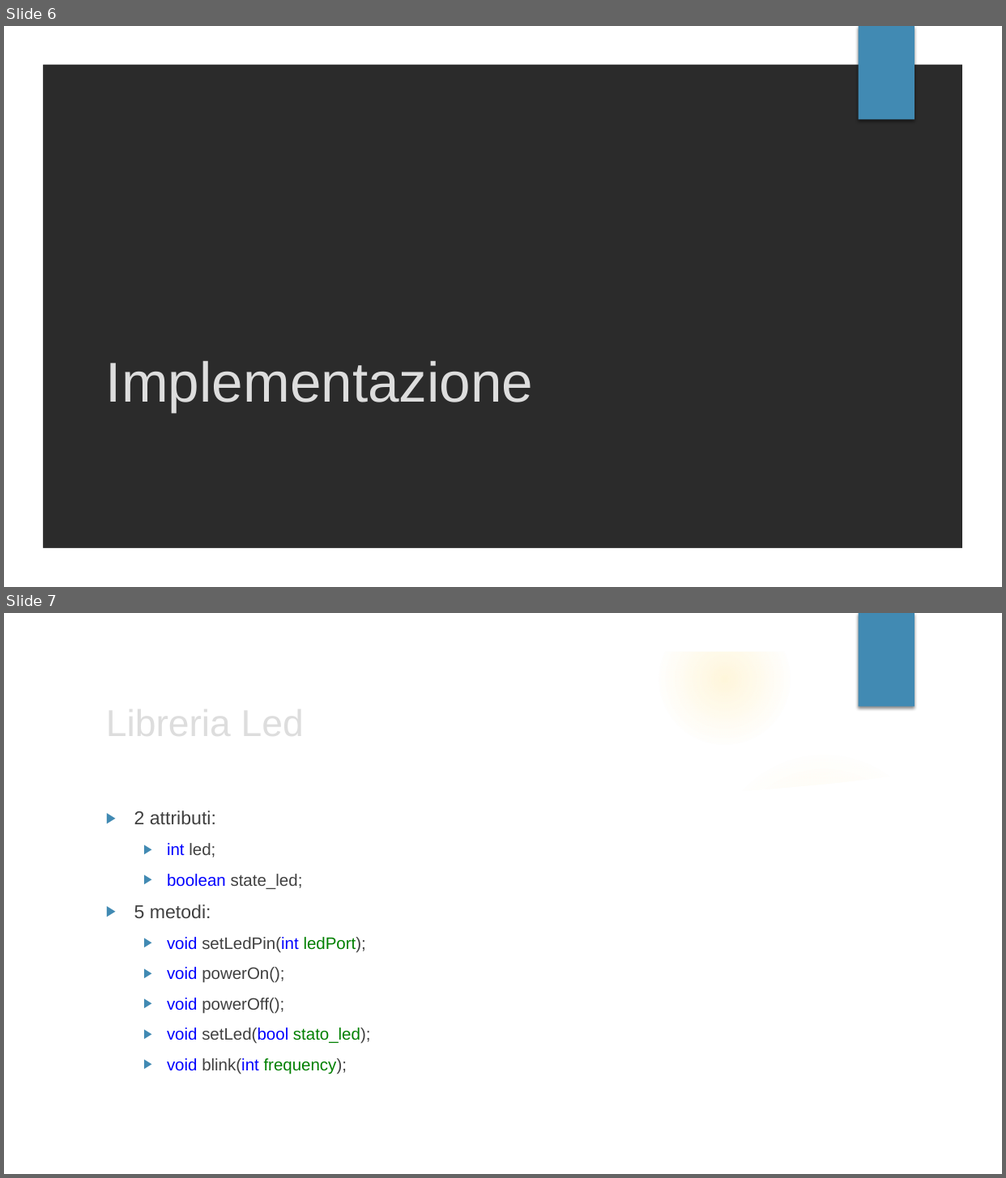
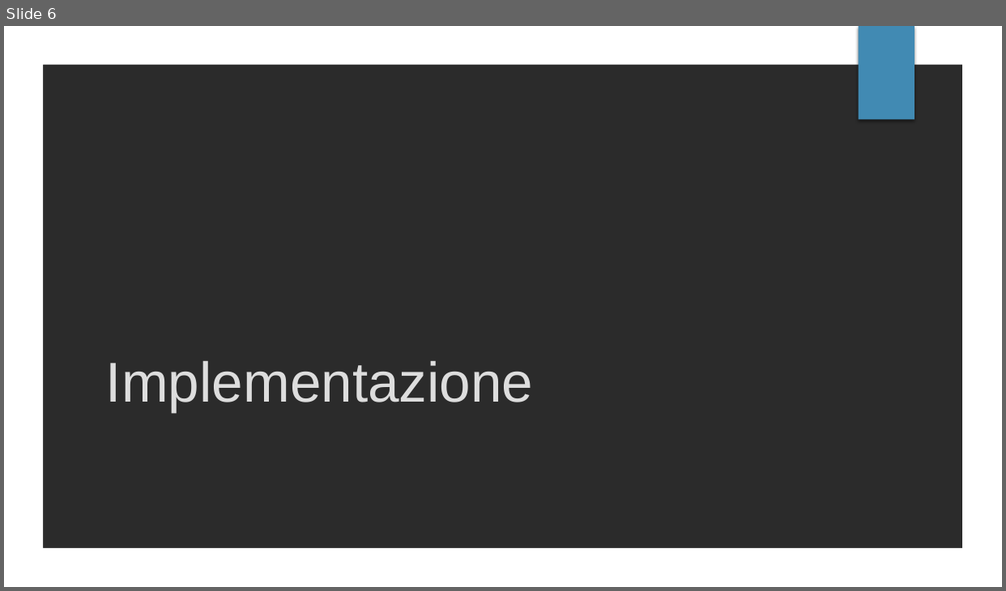
Before and after one commit to mattiaruberto/Progetto2, a slide deck: Presentazione/PROGETTO 2.pptx. Shown one above the other, each under a label of ours: slides 6 and 7 before the commit, slide 6 after it. The pictures are 1006x1178 and 1006x591 pixels, drawn with LibreOffice and Linux fonts; fonts in the diff are those of the drawing; background and template pictures are left out; a plain dark background stands for a picture behind light text. Boxes give left, top, right and bottom in pixels: in the first picture for what was removed or moved away, otherwise in the second. Text is boxed around its words. In the diff, an @@ line names an element or a change of style, - is before the commit and + after.

```diff
--- a/Presentazione/PROGETTO 2.pptx
+++ b/Presentazione/PROGETTO 2.pptx
@@ slide 7 removed at [4, 613, 1002, 1174], background picture (left out); not listed: 2 template elements that a slide beside it also shows @@
@@ group removed at [4, 614, 971, 1174]: 5 ellipses, 2 freeform shapes @@
@@ text removed at [134, 811, 371, 1075] @@
-▶ 2 attributi:
-  ▶ int led;
-  ▶ boolean state_led;
-▶ 5 metodi:
-  ▶ void setLedPin(int ledPort);
-  ▶ void powerOn();
-  ▶ void powerOff();
-  ▶ void setLed(bool stato_led);
-  ▶ void blink(int frequency);
@@ title removed at [189, 843, 215, 858] @@
-Libreria Led
```
Also in this commit, not shown: 1 slide added, 4 other slides removed, 1 other file.
